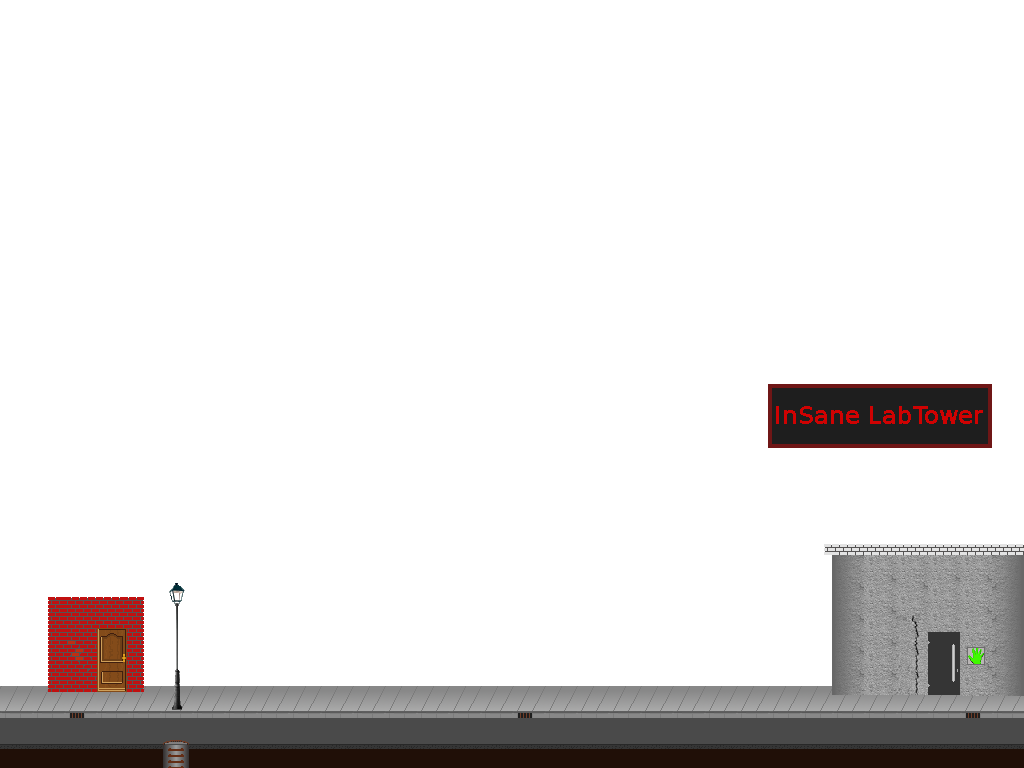
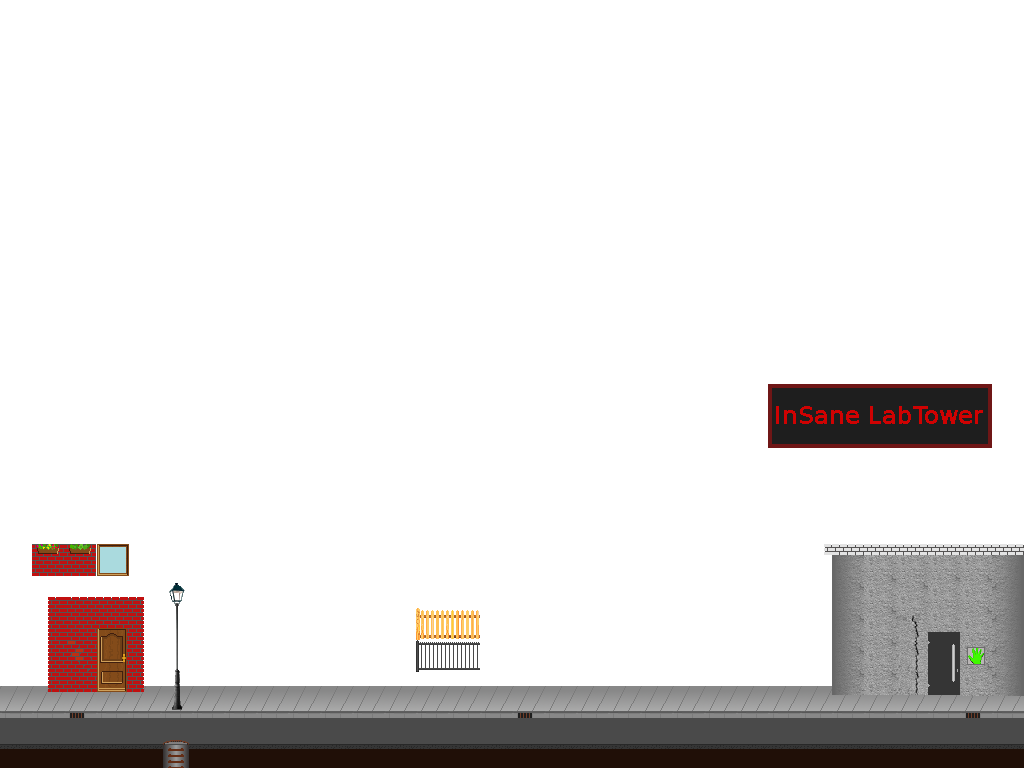
The second w=1024, h=768 image is a revision of the first. Changes to its layers:
added layer "fenster" above "Zäune" over <box>32,544,129,576</box>
added layer "Zäune" above "Hintergrund" over <box>416,608,480,672</box>
hid "Hintergrund" over <box>32,544,480,672</box>
